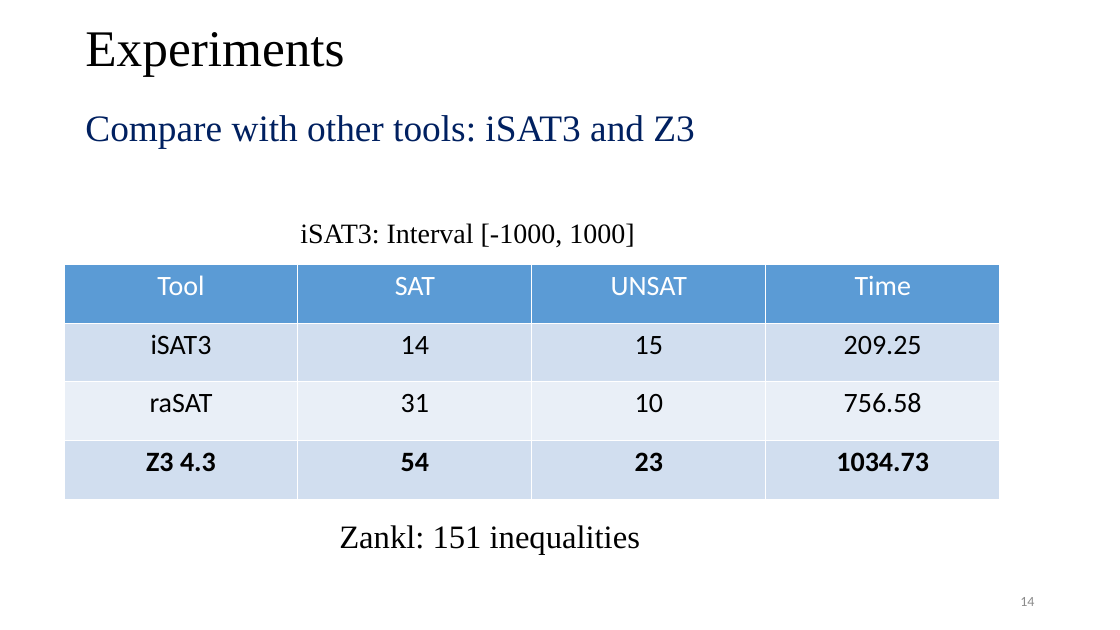
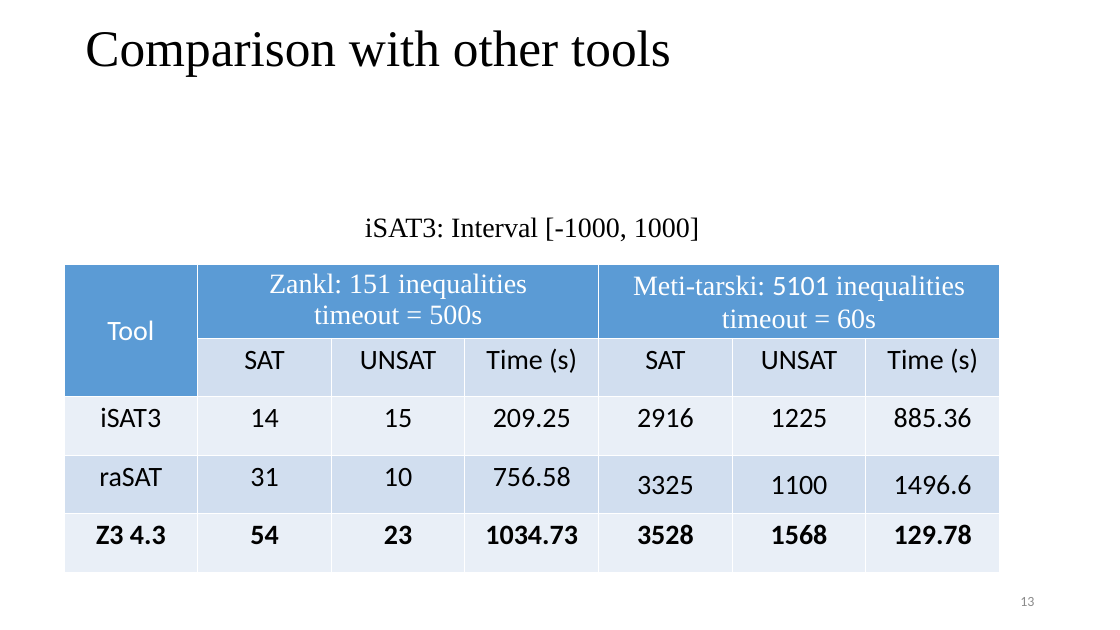
Before and after one commit to tungvx/raSAT, a slide deck: slide 13 of report/thesis/presentation.pptx (slide 14 before the commit). Drawn at 1120x630 pixels with LibreOffice and Linux fonts; fonts in the diff are those of the drawing. Boxes give left, top, right and bottom in pixels: in the first picture for what was removed or moved away, otherwise in the second. Text is boxed around its words. In the diff, an @@ line names an element or a change of style, - is before the commit and + after.

```diff
--- a/report/thesis/presentation.pptx
+++ b/report/thesis/presentation.pptx
@@ title at (85, 30, 671, 76): text changed @@
-Experiments
+Comparison with other tools
@@ text removed at (85, 115, 694, 148) @@
-Compare with other tools: iSAT3 and Z3
@@ text "iSAT3: Interval [-1000, 1000]": place and size @@
-text "iSAT3: Interval [-1000, 1000]" at (300, 223, 634, 247)
+text "iSAT3: Interval [-1000, 1000]" at (365, 217, 699, 241)
@@ table at (64, 265, 999, 575) @@
-Tool | SAT | UNSAT | Time
-iSAT3 | 14 | 15 | 209.25
-raSAT | 31 | 10 | 756.58
-Z3 4.3 | 54 | 23 | 1034.73
+Tool | Zankl: 151 inequalities / timeout = 500s |  |  | Meti-tarski: 5101 inequalities / timeout = 60s |  | 
+ | SAT | UNSAT | Time (s) | SAT | UNSAT | Time (s)
+iSAT3 | 14 | 15 | 209.25 | 2916 | 1225 | 885.36
+raSAT | 31 | 10 | 756.58 | 3325 | 1100 | 1496.6
+Z3 4.3 | 54 | 23 | 1034.73 | 3528 | 1568 | 129.78
@@ text removed at (339, 525, 640, 554) @@
-Zankl: 151 inequalities
@@ page number at (1020, 597, 1034, 606): text changed @@
-14
+13
```
Also in this commit, not shown: 12 other slides changed, 2 slides added, 7 slides removed.
